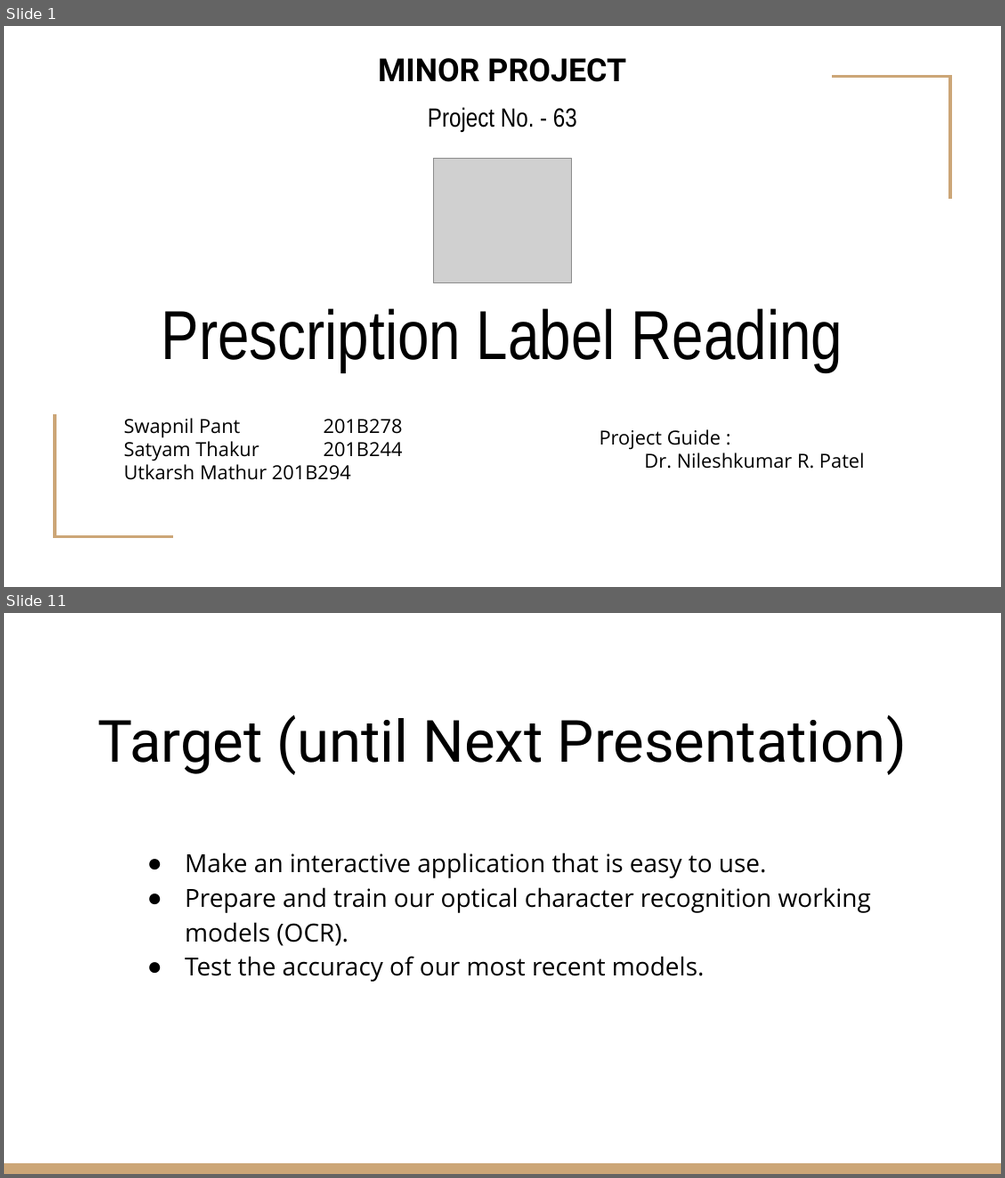
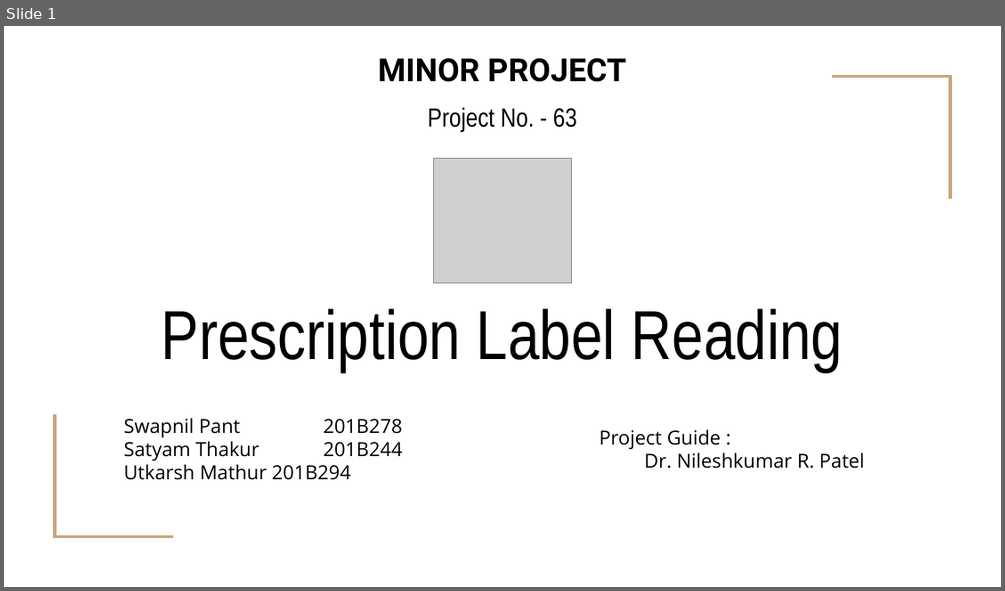
Before and after one commit to MathurUtkarsh/Prescription-Label-Reading, a slide deck: Presentations/Evaluation P2.pptx. Shown one above the other, each under a label of ours: slides 1 and 11 before the commit, slide 1 after it; the slides between them are not shown. The pictures are 1005x1178 and 1005x591 pixels, drawn with LibreOffice and Linux fonts; fonts in the diff are those of the drawing; grey boxes stand for pictures. Boxes give left, top, right and bottom in pixels: in the first picture for what was removed or moved away, otherwise in the second. Text is boxed around its words. In the diff, an @@ line names an element or a change of style, - is before the commit and + after.

```diff
--- a/Presentations/Evaluation P2.pptx
+++ b/Presentations/Evaluation P2.pptx
@@ slide 11 removed at (x1=4, y1=613, x2=1001, y2=1174), background #FFFFFF @@
@@ title removed at (x1=98, y1=714, x2=906, y2=775) @@
-Target (until Next Presentation)
@@ text removed at (x1=185, y1=852, x2=871, y2=981) @@
-● Make an interactive application that is easy to use.
-● Prepare and train our optical character recognition working models (OCR).
-● Test the accuracy of our most recent models.
@@ rectangle removed at (x1=4, y1=1163, x2=1001, y2=1174) @@
```
Also in this commit, not shown: 6 slides changed, 7 slides added, 4 other slides removed.
